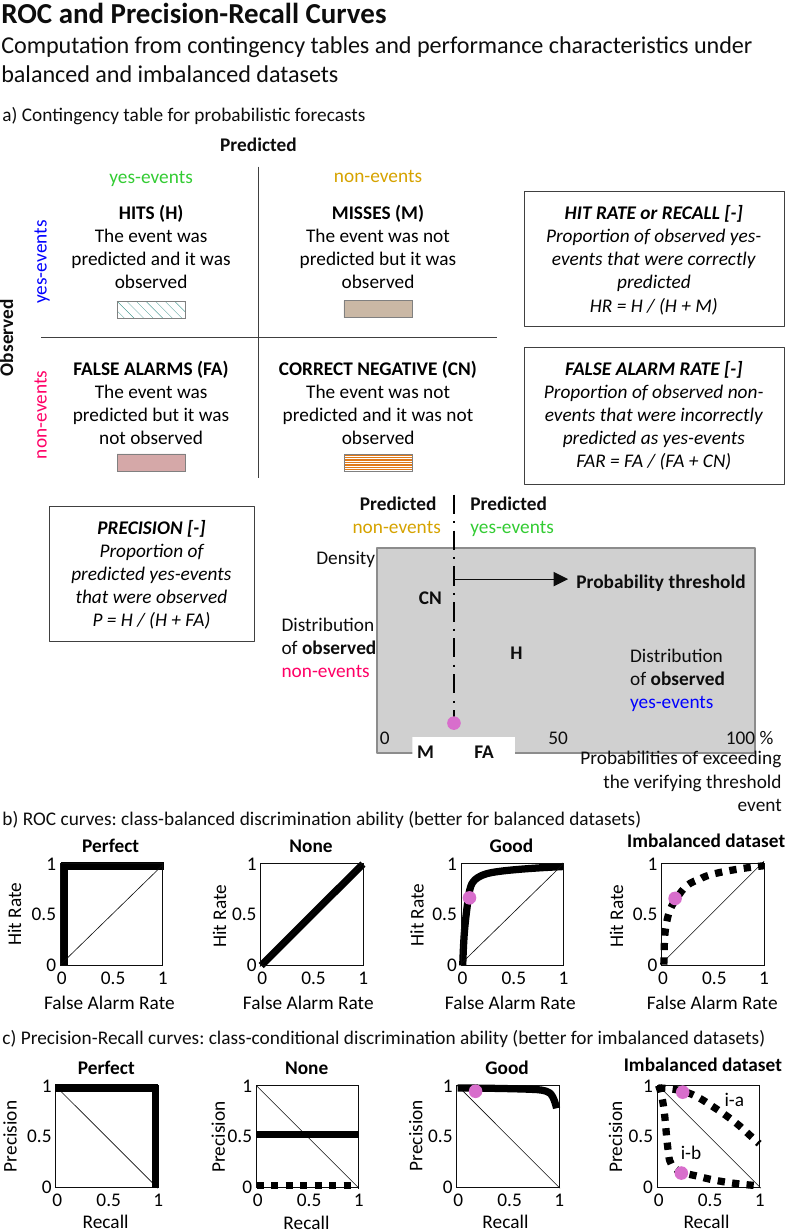
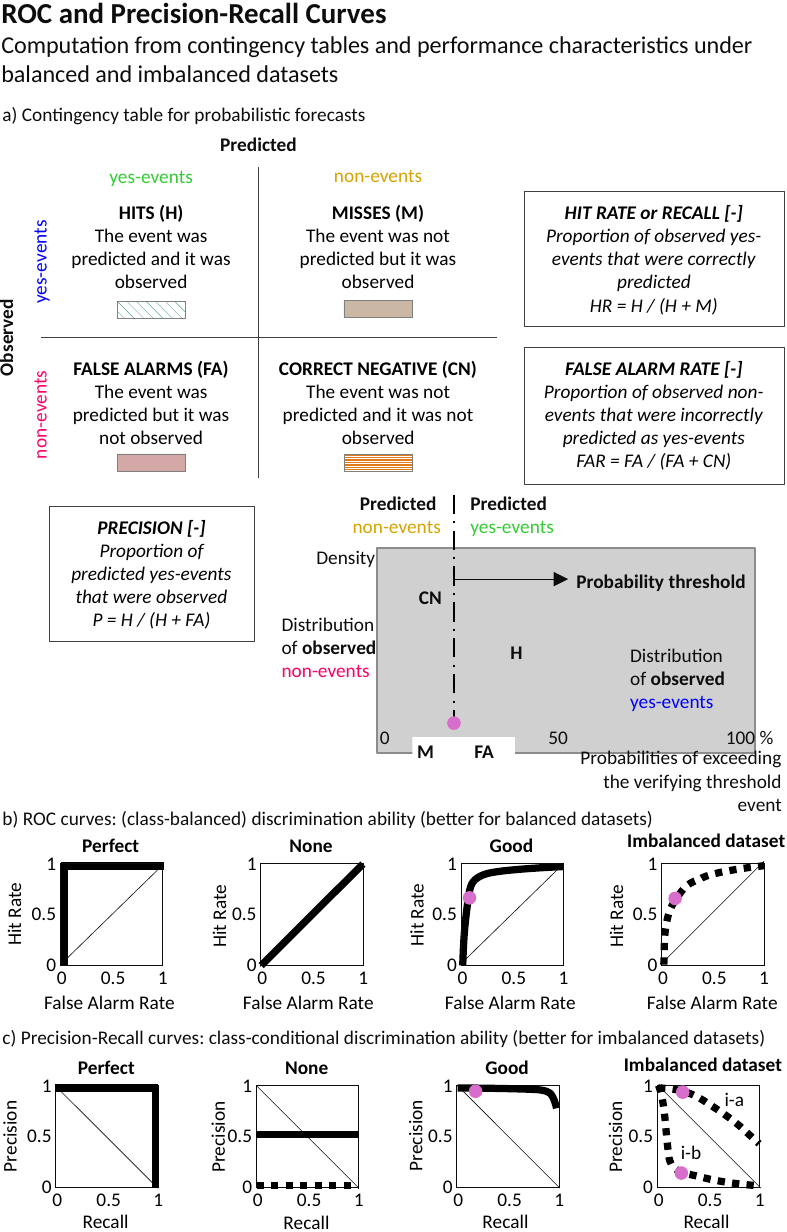
Before and after one commit to FatimaPillosu/thesis, a slide deck: slide 1 of chapter_03/figures/curve_roc_pr_examples.pptx. Drawn at 787x1232 pixels with LibreOffice and Linux fonts; fonts in the diff are those of the drawing; grey boxes stand for pictures. Boxes give left, top, right and bottom in pixels: in the first picture for what was removed or moved away, otherwise in the second. Text is boxed around its words. In the diff, an @@ line names an element or a change of style, - is before the commit and + after.

Commit message:
Improved the figure with examplkes for ROC and PR curves

```diff
--- a/chapter_03/figures/curve_roc_pr_examples.pptx
+++ b/chapter_03/figures/curve_roc_pr_examples.pptx
@@ text at (2,811,653,828): text changed @@
-b) ROC curves: class-balanced discrimination ability (better for balanced datasets)
+b) ROC curves: (class-balanced) discrimination ability (better for balanced datasets)
```
Also in this commit, not shown: 1 other file.
